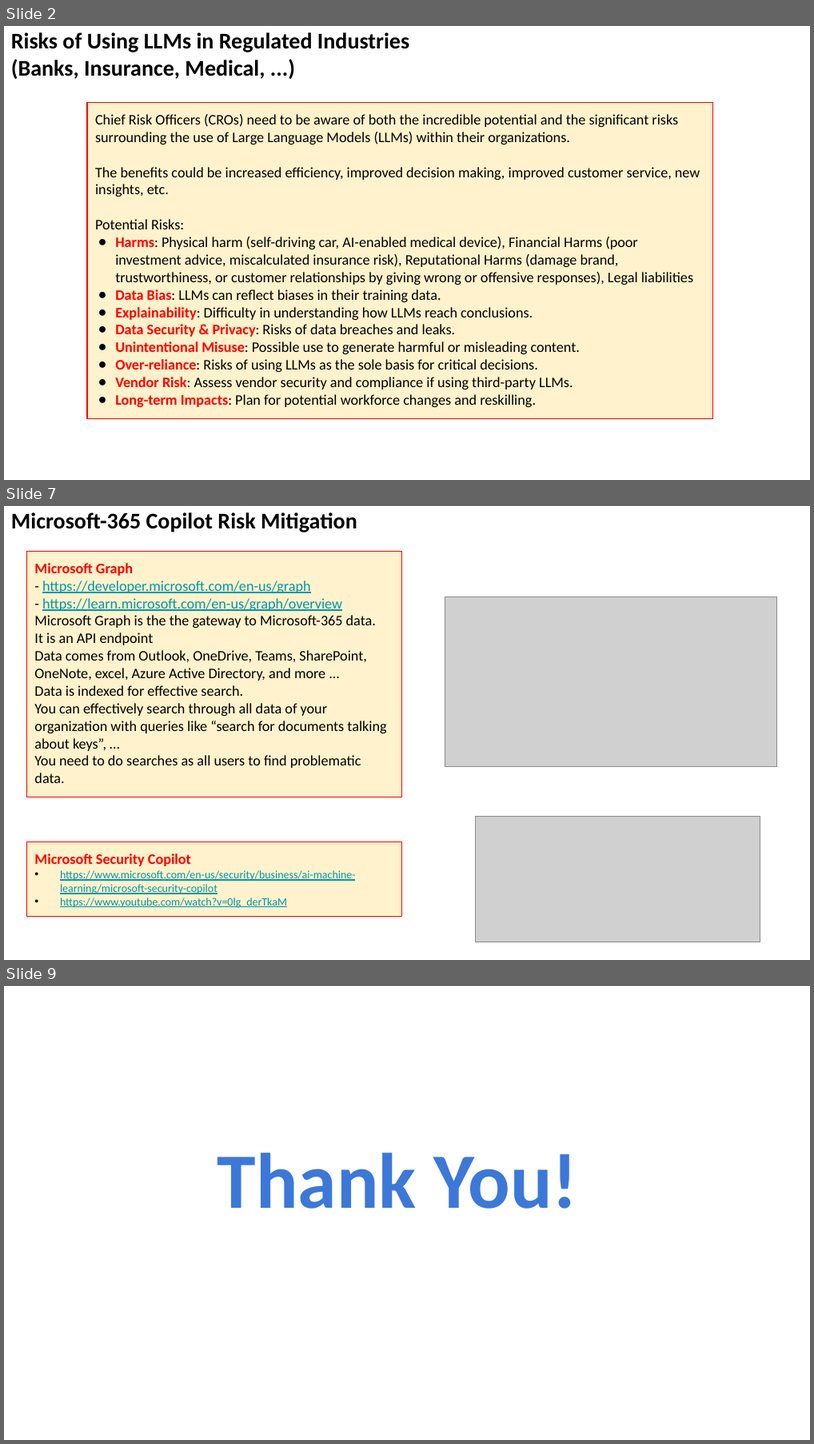
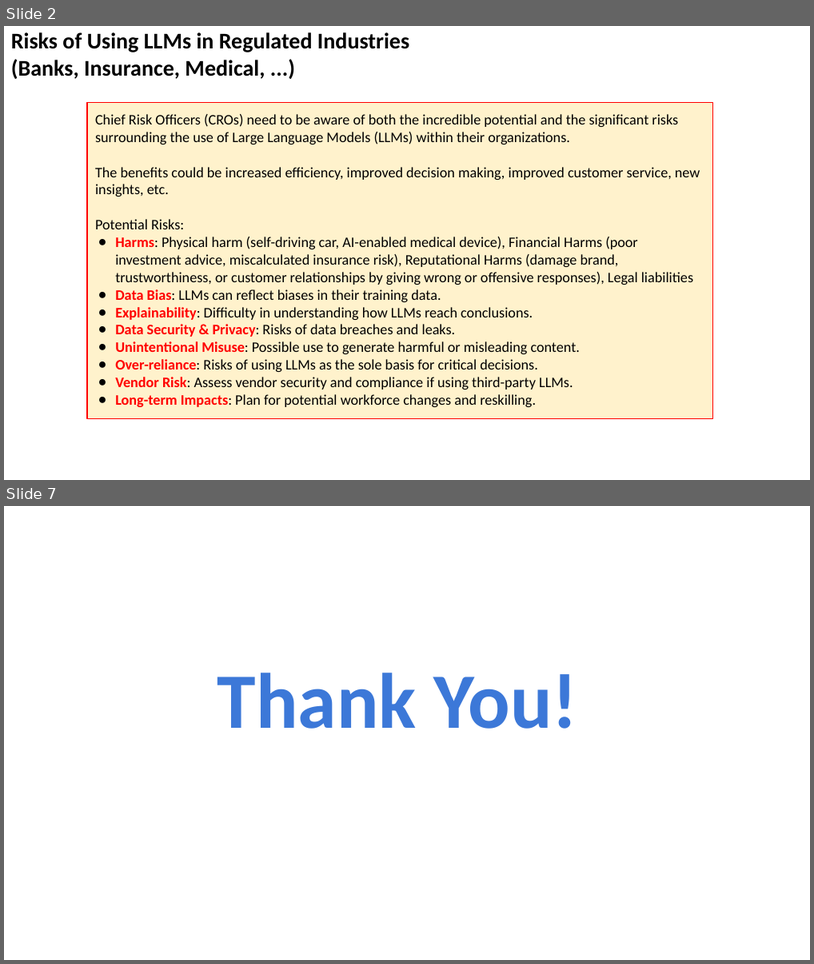
Before and after one commit to lselector/seminar, a slide deck: 2024/2024-03-01-AI-Risk.pptx. Shown one above the other, each under a label of ours: slides 2, 7 and 9 before the commit, slides 2 and 7 after it; the slides between them are not shown. The pictures are 814x1444 and 814x964 pixels, drawn with LibreOffice and Linux fonts; fonts in the diff are those of the drawing; grey boxes stand for pictures. Boxes give left, top, right and bottom in pixels: in the first picture for what was removed or moved away, otherwise in the second. Text is boxed around its words. In the diff, an @@ line names an element or a change of style, - is before the commit and + after.

```diff
--- a/2024/2024-03-01-AI-Risk.pptx
+++ b/2024/2024-03-01-AI-Risk.pptx
@@ slide 7 removed at <box>4,506,810,960</box>, background #FFFFFF @@
@@ text removed at <box>11,512,358,532</box> @@
-Microsoft-365 Copilot Risk Mitigation
@@ rectangle removed at <box>26,551,402,797</box> @@
-Microsoft Graph
-- https://developer.microsoft.com/en-us/graph
-- https://learn.microsoft.com/en-us/graph/overview
-Microsoft Graph is the the gateway to Microsoft-365 data.
-It is an API endpoint
-Data comes from Outlook, OneDrive, Teams, SharePoint, OneNote, excel, Azure Active Directory, and more ...
-Data is indexed for effective search.
-You can effectively search through all data of your organization with queries like “search for documents talking about keys”, …
-You need to do searches as all users to find problematic data.
@@ picture removed at <box>445,596,777,766</box> @@
@@ picture removed at <box>476,816,761,941</box> @@
@@ rectangle removed at <box>26,841,402,916</box> @@
-Microsoft Security Copilot
-• https://www.microsoft.com/en-us/security/business/ai-machine-learning/microsoft-security-copilot
-• https://www.youtube.com/watch?v=0lg_derTkaM
@@ what was slide 9 is now slide 7 @@
```
Also in this commit, not shown: 4 slides changed, 1 other slide removed.
